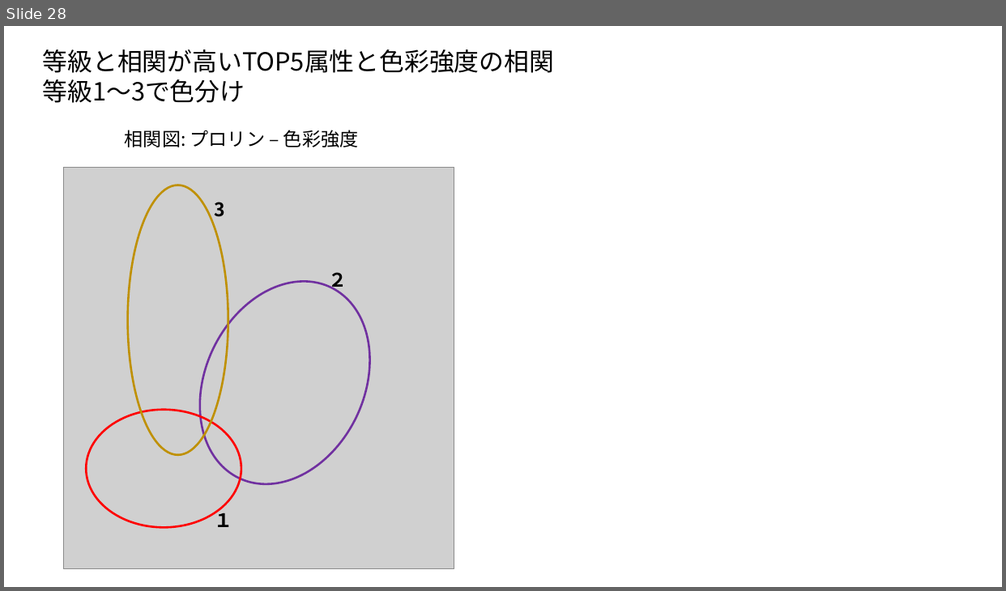
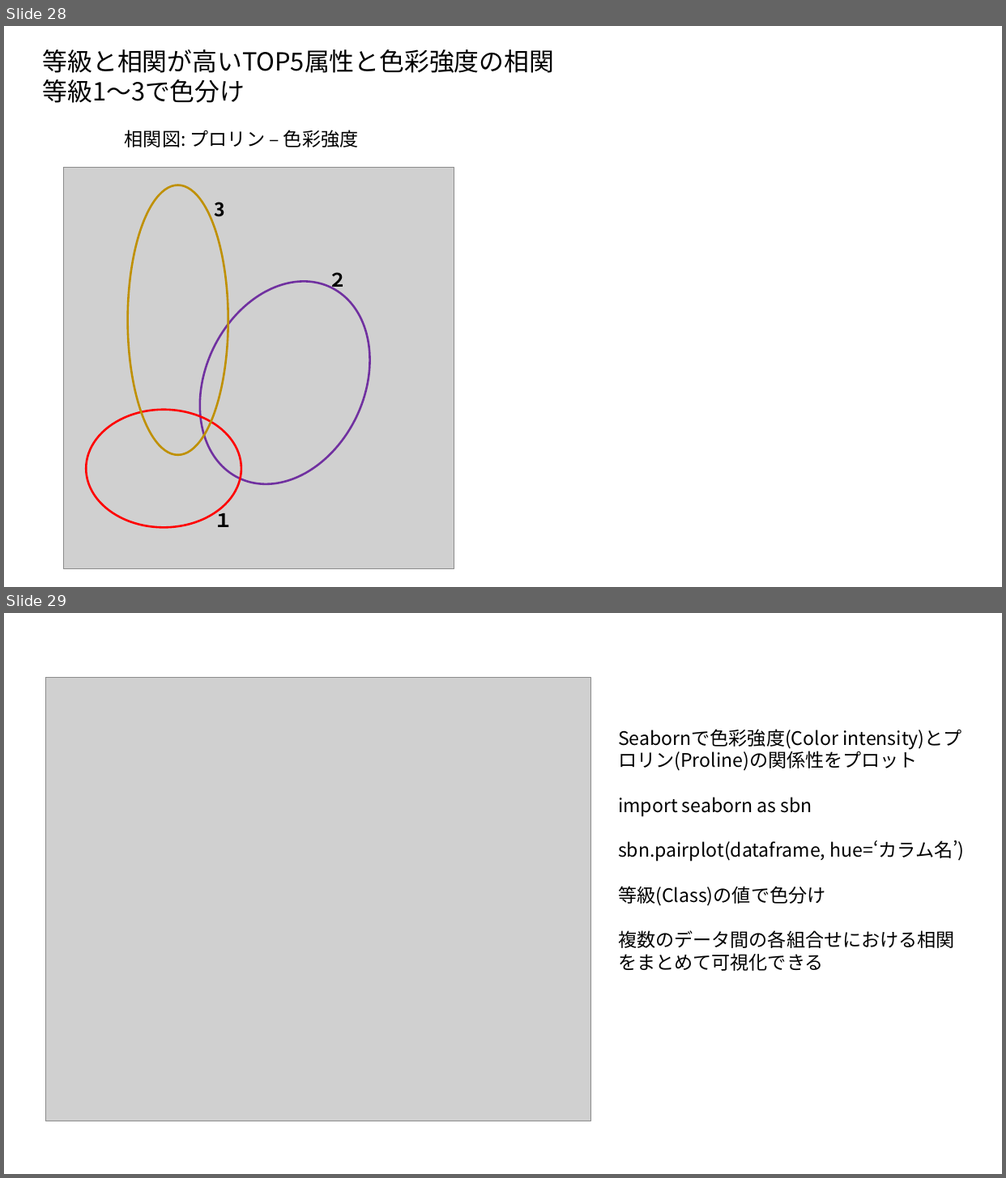
Before and after one commit to ShisatoYano/PythonPrograms, a slide deck: Analysis_Origine_Wine/Report.pptx. Shown one above the other, each under a label of ours: slide 28 before the commit, slides 28 and 29 after it. The pictures are 1006x591 and 1006x1178 pixels, drawn with LibreOffice and Linux fonts; fonts in the diff are those of the drawing; grey boxes stand for pictures. Boxes give left, top, right and bottom in pixels: in the first picture for what was removed or moved away, otherwise in the second. Text is boxed around its words. In the diff, an @@ line names an element or a change of style, - is before the commit and + after.

```diff
--- a/Analysis_Origine_Wine/Report.pptx
+++ b/Analysis_Origine_Wine/Report.pptx
@@ slide 29 added at [4,613,1002,1174], background #FFFFFF @@
@@ picture added at [45,677,590,1122] @@
@@ text added at [618,729,965,971], 18 pt, text #000000 @@
+Seabornで色彩強度(Color intensity)とプロリン(Proline)の関係性をプロット
+import seaborn as sbn
+sbn.pairplot(dataframe, hue=‘カラム名’)
+等級(Class)の値で色分け
+複数のデータ間の各組合せにおける相関をまとめて可視化できる
```
Also in this commit, not shown: 3 slides changed, 13 other slides added, 4 other files.
